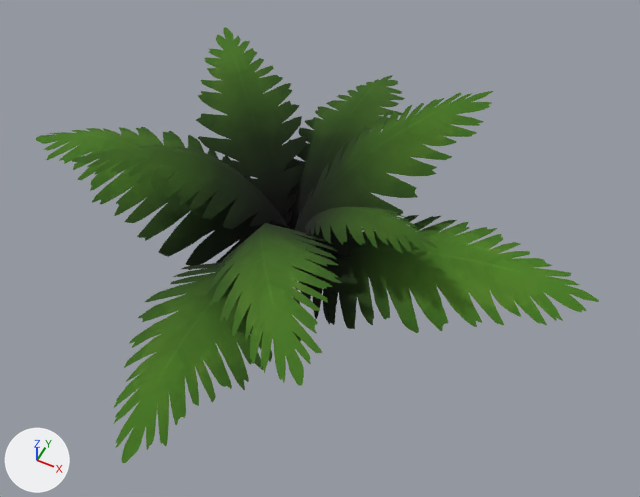
The glTF model assets/nature/Fern_1.gltf as it was, and as the next commit left it.
Both versions are drawn from a camera (50 mm lens) standing at (1.38, -2.41, 3.18) and looking at (0.21, -0.07, 0.26). Lighting does not change. The marker at lower left points along +X, +Y and +Z. The older version comes first. Vertices at exactly the same position are counted once.

Script lines for the objects in view, before the commit:
```python
mat_leaves = bpy.data.materials.new('Leaves')
mat_leaves.use_nodes = True; mat_leaves.node_tree.nodes.clear()
_N = mat_leaves.node_tree.nodes; _L = mat_leaves.node_tree.links
n0 = _N.new('ShaderNodeBsdfPrincipled'); n0.name = 'Principled BSDF'
n0.inputs[2].default_value = 1.0  # 'Roughness'
n1 = _N.new('ShaderNodeOutputMaterial'); n1.name = 'Material Output'
n2 = _N.new('ShaderNodeMath'); n2.name = 'Math'
n2.operation = 'SUBTRACT'
n2.inputs[0].default_value = 1.0  # 'Value'
n3 = _N.new('ShaderNodeMath'); n3.name = 'Math.001'
n3.operation = 'LESS_THAN'
n3.inputs[1].default_value = 0.2  # 'Value'
n4 = _N.new('ShaderNodeMix'); n4.name = 'Mix'
n4.data_type = 'RGBA'
n4.blend_type = 'MULTIPLY'
n4.inputs[0].default_value = 1.0  # 'Factor'
n5 = _N.new('ShaderNodeMath'); n5.name = 'Math.002'
n5.operation = 'MULTIPLY'
n6 = _N.new('ShaderNodeVertexColor'); n6.name = 'Color Attribute'
n7 = _N.new('ShaderNodeTexImage'); n7.name = 'Image Texture'
n7.image = img_leaves
_L.new(n0.outputs[0], n1.inputs[0])  # 'BSDF' to 'Surface'
_L.new(n2.outputs[0], n0.inputs[4])  # 'Value' to 'Alpha'
_L.new(n3.outputs[0], n2.inputs[1])  # 'Value' to 'Value'
_L.new(n4.outputs[2], n0.inputs[0])  # 'Result' to 'Base Color'
_L.new(n5.outputs[0], n3.inputs[0])  # 'Value' to 'Value'
_L.new(n6.outputs[0], n4.inputs[7])  # 'Color' to 'B'
_L.new(n6.outputs[1], n5.inputs[1])  # 'Alpha' to 'Value'
_L.new(n7.outputs[0], n4.inputs[6])  # 'Color' to 'A'
_L.new(n7.outputs[1], n5.inputs[0])  # 'Alpha' to 'Value'
me_plane_023 = bpy.data.meshes.new('Plane.023')
me_plane_023.from_pydata(...)  # 234 vertices, 288 faces; spans x -1.38..1.45, y -1.37..1.28, z -0.08..0.76
me_plane_023.materials.append(mat_leaves)
ob_fern_1 = bpy.data.objects.new('Fern_1', me_plane_023)
ob_fern_1.location = (0.0, 0.0, 0.0)
```
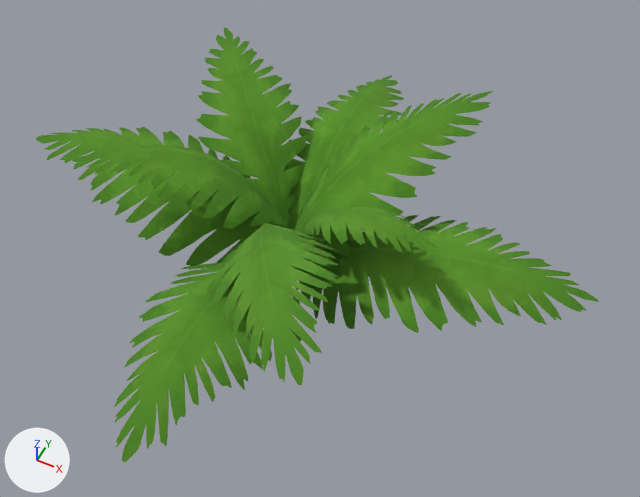
The change, as a list of edits to the scene's bpy script:
```text
Change mat_leaves:
    remove # nodes: BsdfPrincipled, Math x3, Mix, OutputMaterial, TexImage, VertexColor
    nodes: BsdfPrincipled, Math x2, OutputMaterial, TexImage
Change me_plane_023:
    where me_plane_023.from_pydata(...)  # 234 vertices, 288 faces; spans x -1.38..1.45, y -1.37..1.28, z -0.08..0.76
    used by ob_fern_1; location = (0.0, 0.0, 0.0)
    me_plane_023 part 1: vertex colours changed
```

Changed parts and their boxes [x1, y1, x2, y2] in the pictures (640 x 497 px):
'Fern_1', recoloured (lighter)
    both: [36, 28, 598, 462]
